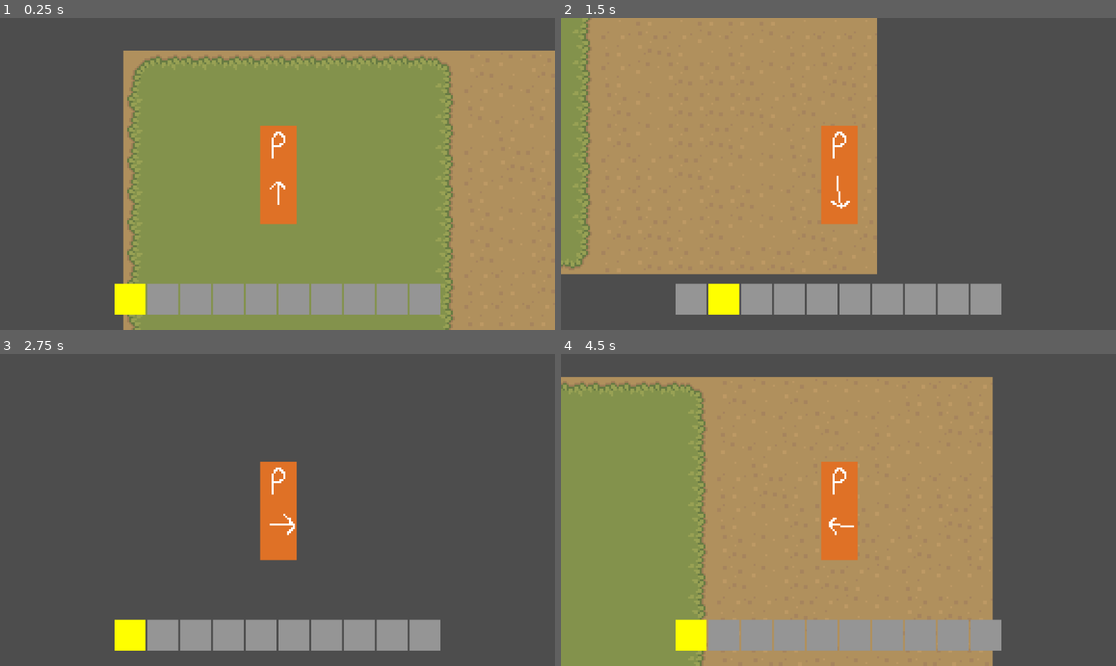
Above: before the commit, frames 1-4 (two rows, left to right).
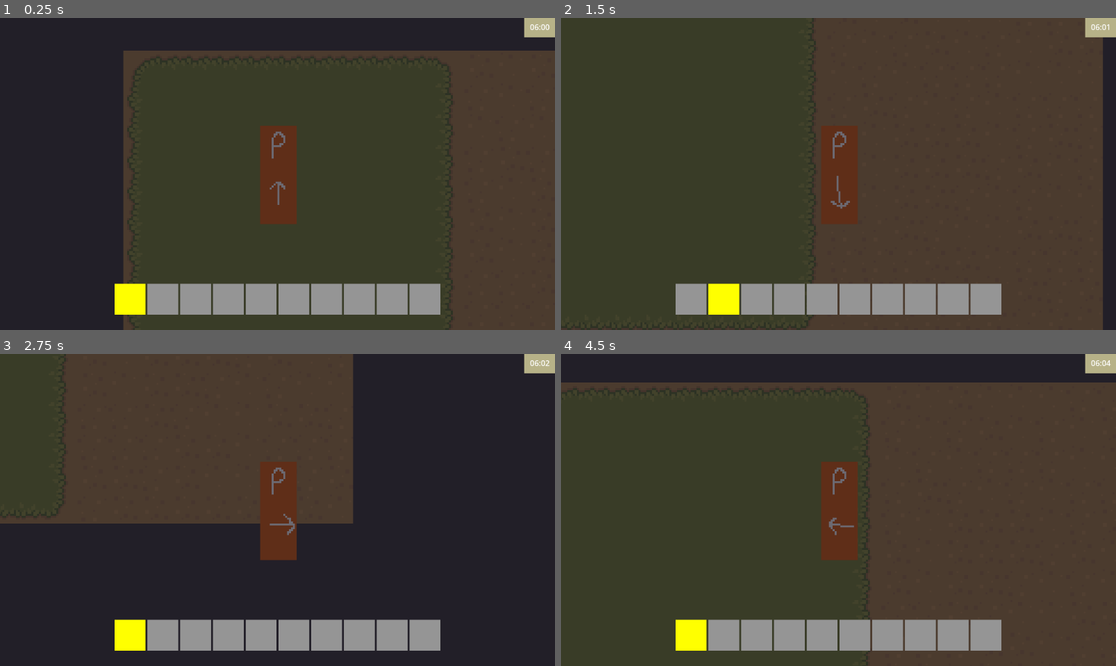
Above: after the commit, the same moments.

Repository: ellis-matthew4/farming-game-framework
Game: Godot game, scene res://scenes/map.tscn
Same seed, same stepped clock (60 frames per second), same inputs: the game is played once before the commit and once after it. The project has no main scene, so this scene is started directly.
Inputs (mouse positions are in pixels of both pictures, inside the frame that each line leads up to):
- Up to frame 1 (0.25 s): no input
- Up to frame 2 (1.5 s): tap Enter at 0.5 s; move the mouse to (960, 158) at 0.52 s; hold D (move_right) 0.53-1.28 s; tap Space (player_interact) at 0.6 s; click (960, 158) at 0.67 s; move the mouse to (727, 189) at 1.27 s; hold S (move_down) from 1.28 s (still down); tap Mouse wheel down (ux_mwd) at 1.35 s
- Up to frame 3 (2.75 s): move the mouse to (333, 441) at 2.02 s; release S (move_down) at 2.03 s; hold D (move_right) from 2.03 s (still down); tap Mouse wheel up (ux_mwu) at 2.1 s
- Up to frame 4 (4.5 s): move the mouse to (810, 572) at 2.77 s; release D (move_right) at 2.78 s; hold W (move_up) 2.78-3.53 s; tap Space (player_interact) at 2.85 s; click (810, 572) at 2.92 s; move the mouse to (1005, 556) at 3.52 s; hold A (move_left) from 3.53 s (still down); tap Mouse wheel down (ux_mwd) at 3.6 s; move the mouse to (672, 463) at 4.27 s; tap Mouse wheel up (ux_mwu) at 4.35 s

The runs differ from the first frame. In frame 1, 95% of the frame differs, in the area x 0-100%, y 0-100%; in frame 2, 94%; in frame 3, 94%; in frame 4, 95%.

Commit message:
Added clock

Diff:
--- /dev/null
+++ b/src/scenes/Menus/clock.tscn
@@ -0,0 +1,36 @@
+[gd_scene load_steps=2 format=3 uid="uid://b6kydb3iq66tg"]
+
+[ext_resource type="Script" path="res://scripts/clock.gd" id="1_f0omx"]
+
+[node name="Clock" type="Control"]
+layout_mode = 3
+anchors_preset = 1
+anchor_left = 1.0
+anchor_right = 1.0
+offset_left = -64.0
+offset_right = -64.0
+grow_horizontal = 0
+size_flags_horizontal = 0
+script = ExtResource("1_f0omx")
+
+[node name="ColorRect" type="ColorRect" parent="."]
+custom_minimum_size = Vector2(64, 32)
+layout_mode = 0
+offset_right = 40.0
+offset_bottom = 40.0
+color = Color(0.717647, 0.698039, 0.533333, 1)
+
+[node name="Label" type="Label" parent="ColorRect"]
+layout_mode = 1
+anchors_preset = 8
+anchor_left = 0.5
+anchor_top = 0.5
+anchor_right = 0.5
+anchor_bottom = 0.5
+offset_left = -20.5
+offset_top = -13.0
+offset_right = 20.5
+offset_bottom = 13.0
+grow_horizontal = 2
+grow_vertical = 2
+text = "06:00"
--- a/src/scenes/map.tscn
+++ b/src/scenes/map.tscn
@@ -212,6 +212,110 @@
 terrain_set_0/terrain_1/color = Color(0.0862745, 0.721569, 0.384314, 1)
 sources/1 = SubResource("TileSetAtlasSource_3hg2n")
 
+[sub_resource type="Animation" id="Animation_cap8d"]
+resource_name = "night_to_morning"
+length = 3.0
+tracks/0/type = "value"
+tracks/0/imported = false
+tracks/0/enabled = true
+tracks/0/path = NodePath("AnimationPlayer/DayNightCycle:color")
+tracks/0/interp = 1
+tracks/0/loop_wrap = true
+tracks/0/keys = {
+"times": PackedFloat32Array(0, 3),
+"transitions": PackedFloat32Array(1, 1),
+"update": 0,
+"values": [Color(0.0196078, 0, 0.054902, 0.588235), Color(0.807843, 0.662745, 1, 0.0784314)]
+}
+
+[sub_resource type="Animation" id="Animation_gdtri"]
+length = 0.001
+tracks/0/type = "value"
+tracks/0/imported = false
+tracks/0/enabled = true
+tracks/0/path = NodePath("AnimationPlayer/DayNightCycle:color")
+tracks/0/interp = 1
+tracks/0/loop_wrap = true
+tracks/0/keys = {
+"times": PackedFloat32Array(0),
+"transitions": PackedFloat32Array(1),
+"update": 0,
+"values": [Color(0.0196078, 0, 0.054902, 0.588235)]
+}
+
+[sub_resource type="Animation" id="Animation_2fgxf"]
+resource_name = "morning_to_day"
+length = 3.0
+tracks/0/type = "value"
+tracks/0/imported = false
+tracks/0/enabled = true
+tracks/0/path = NodePath("AnimationPlayer/DayNightCycle:color")
+tracks/0/interp = 1
+tracks/0/loop_wrap = true
+tracks/0/keys = {
+"times": PackedFloat32Array(0, 3),
+"transitions": PackedFloat32Array(1, 1),
+"update": 0,
+"values": [Color(0.807843, 0.662745, 1, 0.0784314), Color(0.807843, 0.662745, 1, 0)]
+}
+
+[sub_resource type="Animation" id="Animation_lues2"]
+resource_name = "day_to_evening"
+length = 3.0
+tracks/0/type = "value"
+tracks/0/imported = false
+tracks/0/enabled = true
+tracks/0/path = NodePath("AnimationPlayer/DayNightCycle:color")
+tracks/0/interp = 1
+tracks/0/loop_wrap = true
+tracks/0/keys = {
+"times": PackedFloat32Array(0, 3),
+"transitions": PackedFloat32Array(1, 1),
+"update": 0,
+"values": [Color(0.807843, 0.662745, 1, 0), Color(0.819608, 0.32549, 0, 0.192157)]
+}
+
+[sub_resource type="Animation" id="Animation_5npdq"]
+resource_name = "evening_to_night"
+length = 3.0
+tracks/0/type = "value"
+tracks/0/imported = false
+tracks/0/enabled = true
+tracks/0/path = NodePath("AnimationPlayer/DayNightCycle:color")
+tracks/0/interp = 1
+tracks/0/loop_wrap = true
+tracks/0/keys = {
+"times": PackedFloat32Array(0, 3),
+"transitions": PackedFloat32Array(1, 1),
+"update": 0,
+"values": [Color(0.819608, 0.32549, 0, 0.192157), Color(0.0196078, 0, 0.054902, 0.588235)]
+}
+
+[sub_resource type="Animation" id="Animation_x6g0n"]
+resource_name = "morning"
+tracks/0/type = "value"
+tracks/0/imported = false
+tracks/0/enabled = true
+tracks/0/path = NodePath("AnimationPlayer/DayNightCycle:color")
+tracks/0/interp = 1
+tracks/0/loop_wrap = true
+tracks/0/keys = {
+"times": PackedFloat32Array(0),
+"transitions": PackedFloat32Array(1),
+"update": 0,
+"values": [Color(0.807843, 0.662745, 1, 0.0784314)]
+}
+
+[sub_resource type="AnimationLibrary" id="AnimationLibrary_70si5"]
+_data = {
+"RESET": SubResource("Animation_gdtri"),
+"day_to_evening": SubResource("Animation_lues2"),
+"evening_to_night": SubResource("Animation_5npdq"),
+"morning": SubResource("Animation_x6g0n"),
+"morning_to_day": SubResource("Animation_2fgxf"),
+"night_to_morning": SubResource("Animation_cap8d")
+}
+
 [node name="Map" type="Node2D"]
 
 [node name="TileLayer" type="Node2D" parent="."]
@@ -232,4 +336,15 @@
 process_mode = 3
 script = ExtResource("2_0m1c7")
 
+[node name="AnimationPlayer" type="AnimationPlayer" parent="MenuLayer"]
+libraries = {
+"": SubResource("AnimationLibrary_70si5")
+}
+
+[node name="DayNightCycle" type="ColorRect" parent="MenuLayer/AnimationPlayer"]
+custom_minimum_size = Vector2(1152, 648)
+offset_right = 1152.0
+offset_bottom = 648.0
+color = Color(0.0196078, 0, 0.054902, 0.588235)
+
 [node name="quick_inventory" parent="MenuLayer" instance=ExtResource("2_o3fxd")]
--- /dev/null
+++ b/src/scripts/clock.gd
@@ -0,0 +1,53 @@
+extends Control
+
+class_name Clock
+
+var time = 360
+var increment = 1
+
+enum { MORNING, DAY, EVENING, NIGHT }
+
+signal group_change(transition)
+signal day_change
+
+func _ready():
+	Globals.clock = self
+	_increment_time()
+	emit_signal("group_change", "morning")
+
+func _increment_time():
+	await get_tree().create_timer(increment).timeout
+	if not Globals.time_stopped:
+		time = time + 1 if time < 1440 else 0
+		var hour = _format(time / 60)
+		var minute = _format(time % 60)
+		$ColorRect/Label.text = hour + ":" + minute
+		if time == 359:
+			emit_signal("group_change", "night_to_morning")
+		elif time == 719:
+			emit_signal("group_change", "morning_to_day")
+		elif time == 1019:
+			emit_signal("group_change", "day_to_evening")
+		elif time == 1199:
+			emit_signal("group_change", "evening_to_night")
+		elif time == 360:
+			emit_signal("day_change")
+	_increment_time()
+
+func _format(num):
+	num = str(num)
+	if len(num) == 1:
+		num = "0" + num
+	return num
+
+func get_time_group():
+	if time < 360:
+		return NIGHT
+	elif time >= 360 and time < 720:
+		return MORNING
+	elif time >= 720 and time < 1020:
+		return DAY
+	elif time >= 1080 and time < 1200:
+		return EVENING
+	else:
+		return NIGHT
--- a/src/scripts/globals.gd
+++ b/src/scripts/globals.gd
@@ -1,7 +1,7 @@
 extends Node
 
 # Constants - Global values that never change
-const WALK_SPEED = 300
+const WALK_SPEED = 140
 
 # Variables - Global values that can change at any time
 var can_accept_mw_input = true
@@ -9,12 +9,14 @@
 var max_inventory_slots = 30
 var unlocked_inventory_slots = 30
 var keyboard = true
-var seed
+var seed = 0
+var time_stopped = false
 
 # Instances - Important dynamically-loaded "singletons"
 var player
 var menuLayer
 var camera
+var clock
 
 # Preloads - Important classes to keep a base in memory at all times
 
@@ -25,7 +27,8 @@
 		'mw input?': can_accept_mw_input,
 		'can_move?': movement_blocked,
 		'inventory slots': str(unlocked_inventory_slots) + "/" + str(max_inventory_slots),
-		'device': 'keyboard' if keyboard else 'controller'
+		'device': 'keyboard' if keyboard else 'controller',
+		'time stopped?': time_stopped
 	}
 
 # Global processes
--- a/src/scripts/menu_layer.gd
+++ b/src/scripts/menu_layer.gd
@@ -4,11 +4,15 @@
 var quick_inv = preload("res://scenes/Menus/quick_inventory.tscn")
 var pauseMenu = preload("res://scenes/Menus/pause_menu.tscn")
 var debug = preload("res://scenes/Menus/debug.tscn")
+var clock = preload("res://scenes/Menus/clock.tscn")
 var debugging = false
 var reset_timer = false
 
 func _ready():
 	Globals.menuLayer = self
+	var clock_inst = clock.instantiate()
+	add_child(clock_inst)
+	clock_inst.group_change.connect(_on_clock_group_change)
 
 func debug_menu():
 	if not reset_timer:
@@ -40,3 +44,6 @@
 	reset_timer = true
 	await get_tree().create_timer(timeout).timeout
 	reset_timer = false
+
+func _on_clock_group_change(transition):
+	$AnimationPlayer.play(transition)
Not shown: 1 places in src/scenes/map.tscn that only renumber resources
